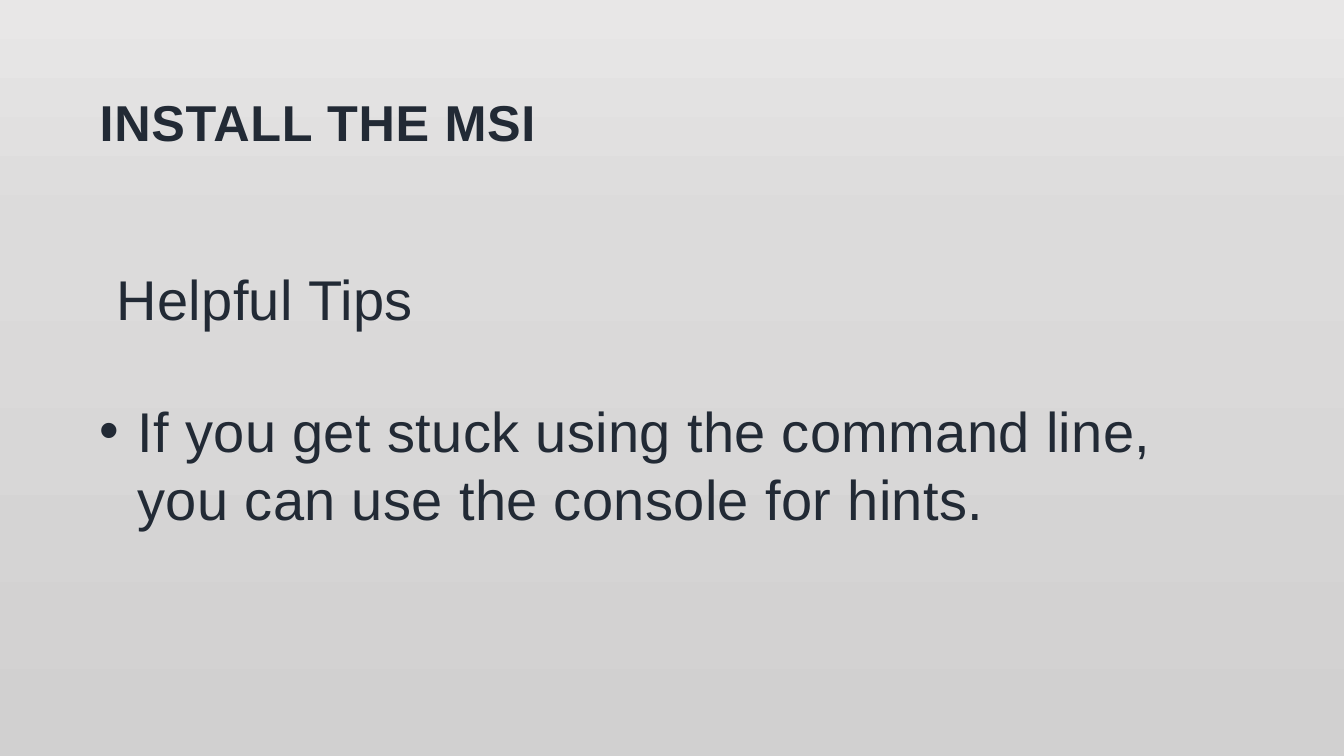
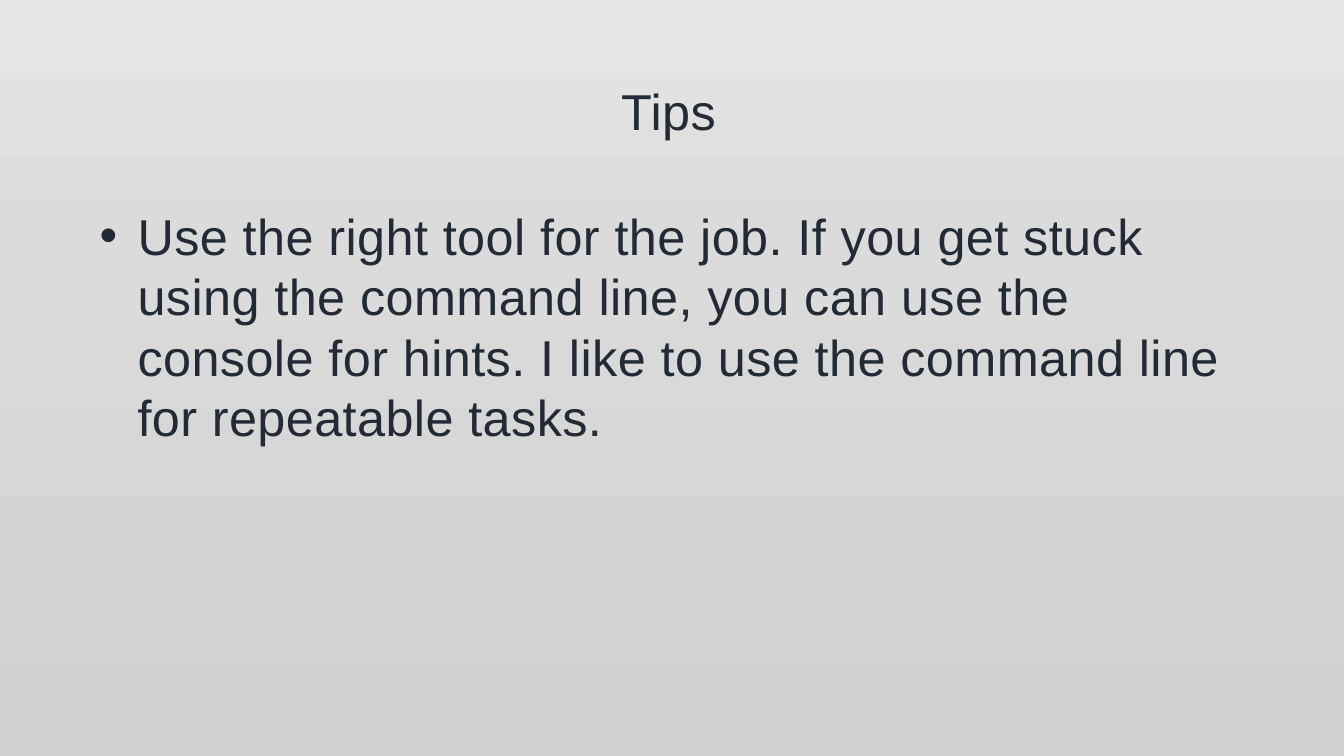
Before and after one commit to jonathan-r-jones/Composable-Batch-Files, a slide deck: slide 7 of jaws.pptx (slide 5 before the commit). Drawn at 1344x756 pixels with LibreOffice and Linux fonts; fonts in the diff are those of the drawing; background and template pictures are left out. Boxes give left, top, right and bottom in pixels: in the first picture for what was removed or moved away, otherwise in the second. Text is boxed around its words. In the diff, an @@ line names an element or a change of style, - is before the commit and + after.

```diff
--- a/jaws.pptx
+++ b/jaws.pptx
@@ title removed at box(100, 106, 536, 142) @@
-INSTALL THE MSI
@@ text at box(621, 93, 716, 140): text changed; size 40 to 36 pt @@
-Helpful Tips
+Tips
@@ text at box(138, 218, 1219, 446): text changed; size 40 to 36 pt @@
-• If you get stuck using the command line, you can use the console for hints.
+• Use the right tool for the job. If you get stuck using the command line, you can use the console for hints. I like to use the command line for repeatable tasks.
```
Also in this commit, not shown: 5 other slides changed, 5 slides added, 2 slides removed, 3 other files.
